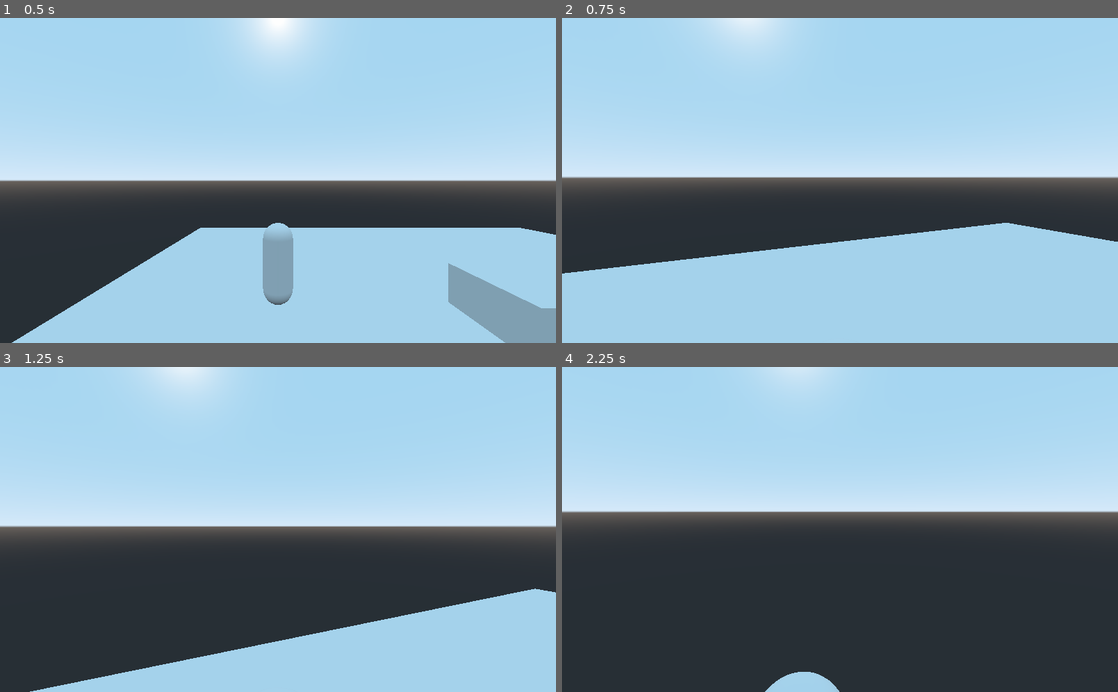
Above: before the commit, frames 1-4 (two rows, left to right).
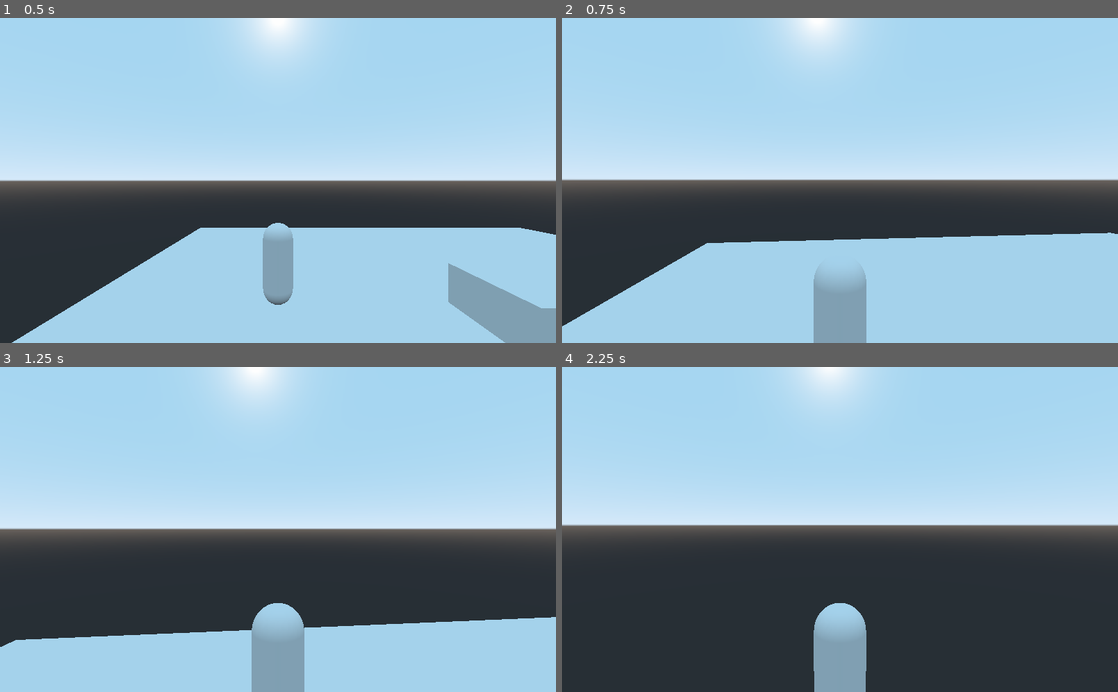
Above: after the commit, the same moments.

Repository: TheZoq2/the-frisbee-in-the-middle
Game: Godot game, scene res://scenes/player/PlayerestScene.tscn
Same seed, same stepped clock (60 frames per second), same inputs: the game is played once before the commit and once after it. The project has no main scene, so this scene is started directly.
Inputs (mouse positions are in pixels of both pictures, inside the frame that each line leads up to):
- Up to frame 1 (0.5 s): no input
- Up to frame 2 (0.75 s): move the mouse to (867, 180) at 0.52 s; hold W (Move_Forward) from 0.53 s (still down); hold Middle mouse button (Mouse_Wheel) from 0.53 s (still down)
- Up to frame 3 (1.25 s): keep holding W (Move_Forward); keep holding Middle mouse button (Mouse_Wheel); tap Space (Jump) at 0.77 s
- Up to frame 4 (2.25 s): keep holding W (Move_Forward); move the mouse to (812, 529) at 1.27 s; release Middle mouse button (Mouse_Wheel) at 1.28 s; tap Shift (L_Shift) at 1.35 s; tap Space (Jump) at 1.52 s; tap Middle mouse button (Mouse_Wheel) at 1.55 s; tap Enter at 2 s; move the mouse to (851, 523) at 2.02 s; hold Middle mouse button (Mouse_Wheel) from 2.03 s (still down)

Frame 1 is identical in both runs. In frame 2, 8.1% of the frame differs, in the area x 0-100%, y 0-100%; in frame 3, 12%; in frame 4, 10%.

Commit message:
smoother camera movment

Diff:
--- a/scenes/player/cam_controller.gd
+++ b/scenes/player/cam_controller.gd
@@ -10,7 +10,7 @@
 onready var Cam = get_node("BoomYRot/BoomXRot/BOOM_CAM_SEP/CameraY_Rotator/CameraX_Rotator/Camera")
 
 
-var camera_sensitivity := 0.4
+var camera_sensitivity := 0.1
 var camera_zoom_sensitivity := 0.1
 ############################     ######     #      ###  ###
 ######  Camera Control #####     ##        # #     #  ##  #
@@ -25,14 +25,12 @@
 func _input(event: InputEvent) -> void:
 
     if event is InputEventMouseMotion:
-        if Input.get_action_strength("Mouse_Wheel") :
-            self.BoomYRot.rotate_y(deg2rad(-event.relative.x) * self.camera_sensitivity)
-        else:
-             get_parent().rotate_y(deg2rad(-event.relative.x) * self.camera_sensitivity)
+
+        get_parent().rotate_y(deg2rad(-event.relative.x) * self.camera_sensitivity)
 
         self.BoomXRot.rotate_x(deg2rad(event.relative.y) * self.camera_sensitivity)
         self.BoomXRot.rotation_degrees.x = clamp(self.BoomXRot.rotation_degrees.x, -90, 90)
 
     #camera zoom
     self.BOOM_CAM_SEP.translation.z += (Input.get_action_strength("Scroll_Up") - Input.get_action_strength("Scroll_Down")) * camera_zoom_sensitivity
-    self.BOOM_CAM_SEP.translation.z = clamp(self.BOOM_CAM_SEP.translation.z, -0.2, 1.5)
+    self.BOOM_CAM_SEP.translation.z = clamp(self.BOOM_CAM_SEP.translation.z, -0.2, 3)
